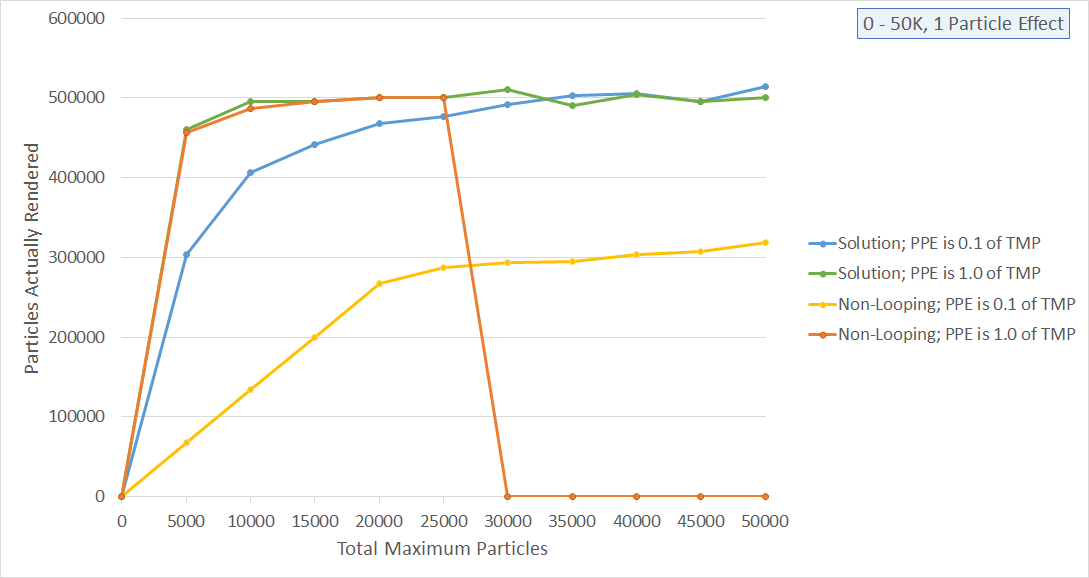
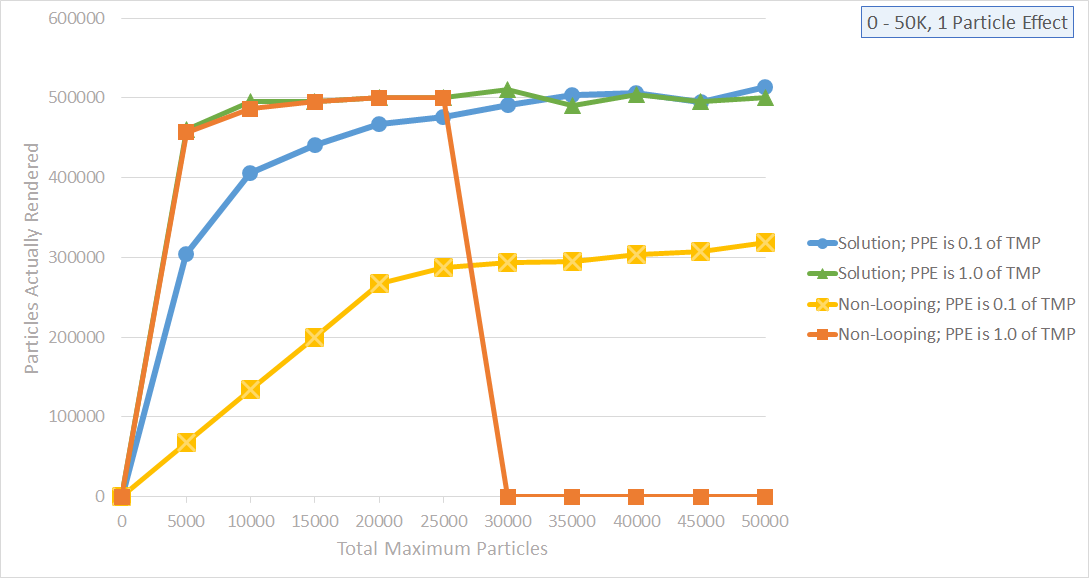
Revision of a layered 1089×578 image; what changed, layer by layer:
added layer "Layer 2" above "Layer 1" over (23, 6, 1076, 555)
